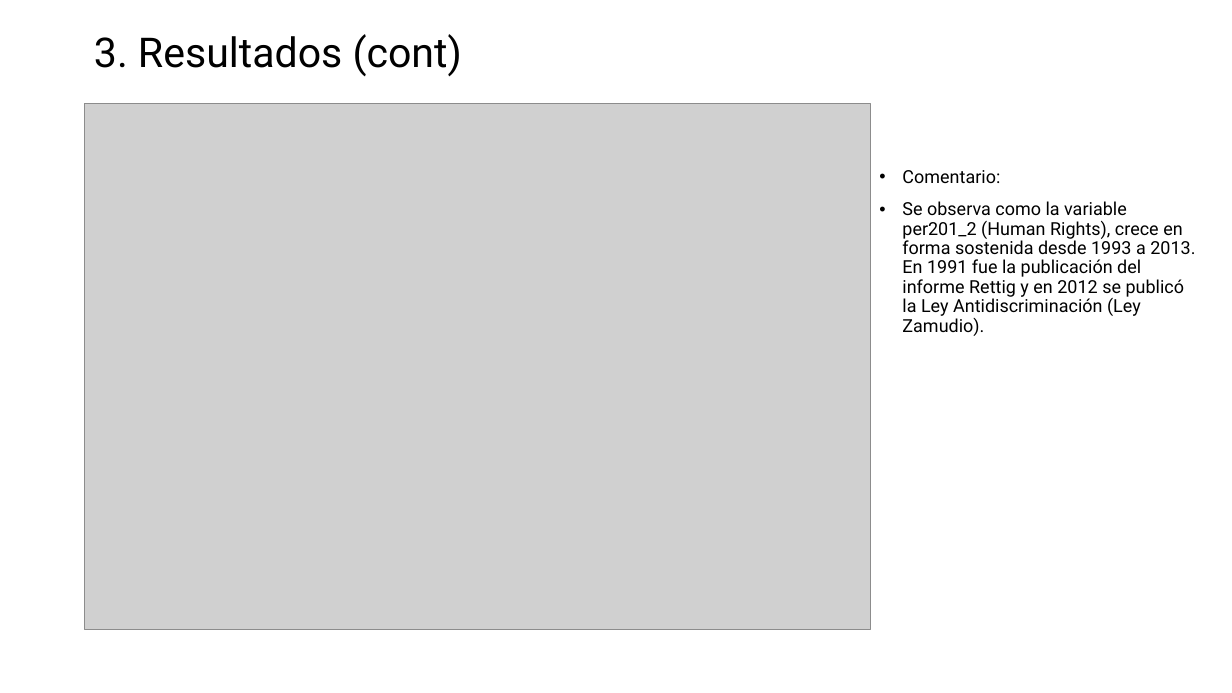
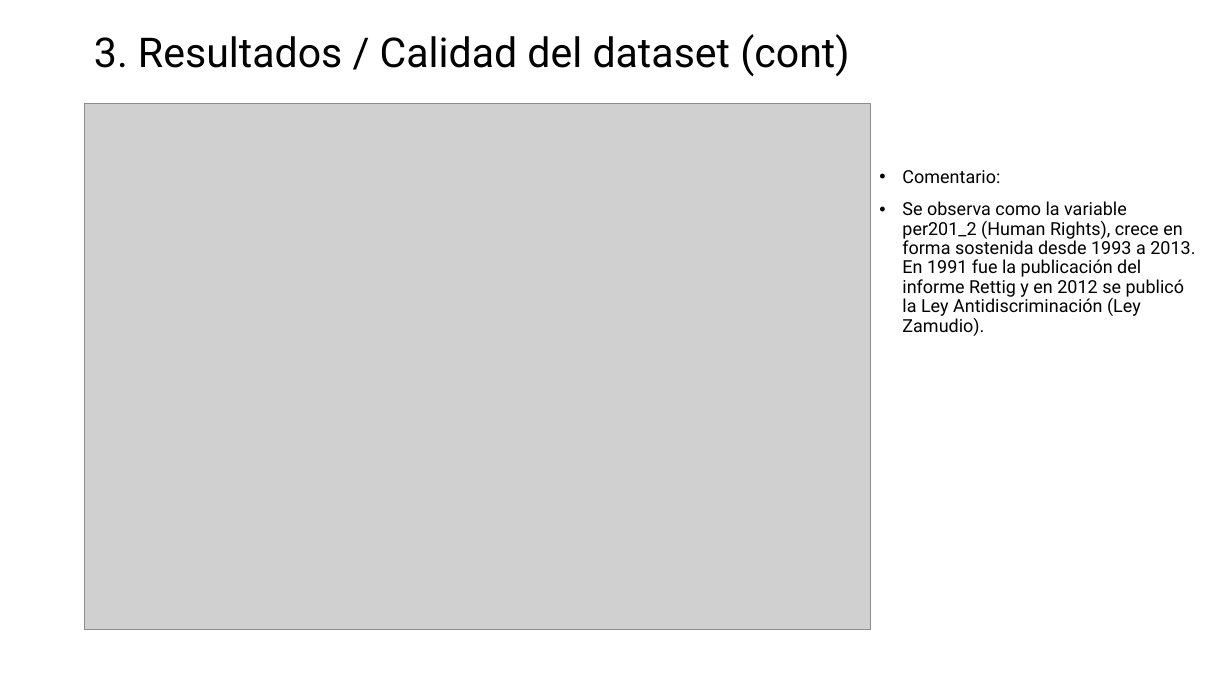
Before and after one commit to MatiasBunsterRaby/Capstone_git, a slide deck: slide 16 of Pres Capstone MBunster 2.pptx (slide 13 before the commit). Drawn at 1232x693 pixels with LibreOffice and Linux fonts; fonts in the diff are those of the drawing; grey boxes stand for pictures. Boxes give left, top, right and bottom in pixels: in the first picture for what was removed or moved away, otherwise in the second. Text is boxed around its words. In the diff, an @@ line names an element or a change of style, - is before the commit and + after.

```diff
--- a/Pres Capstone MBunster 2.pptx
+++ b/Pres Capstone MBunster 2.pptx
@@ title at (94, 34, 849, 77): text changed @@
-3. Resultados (cont)
+3. Resultados / Calidad del dataset (cont)
```
Also in this commit, not shown: 12 other slides changed, 3 slides added, 2 slides removed, 4 other files.
